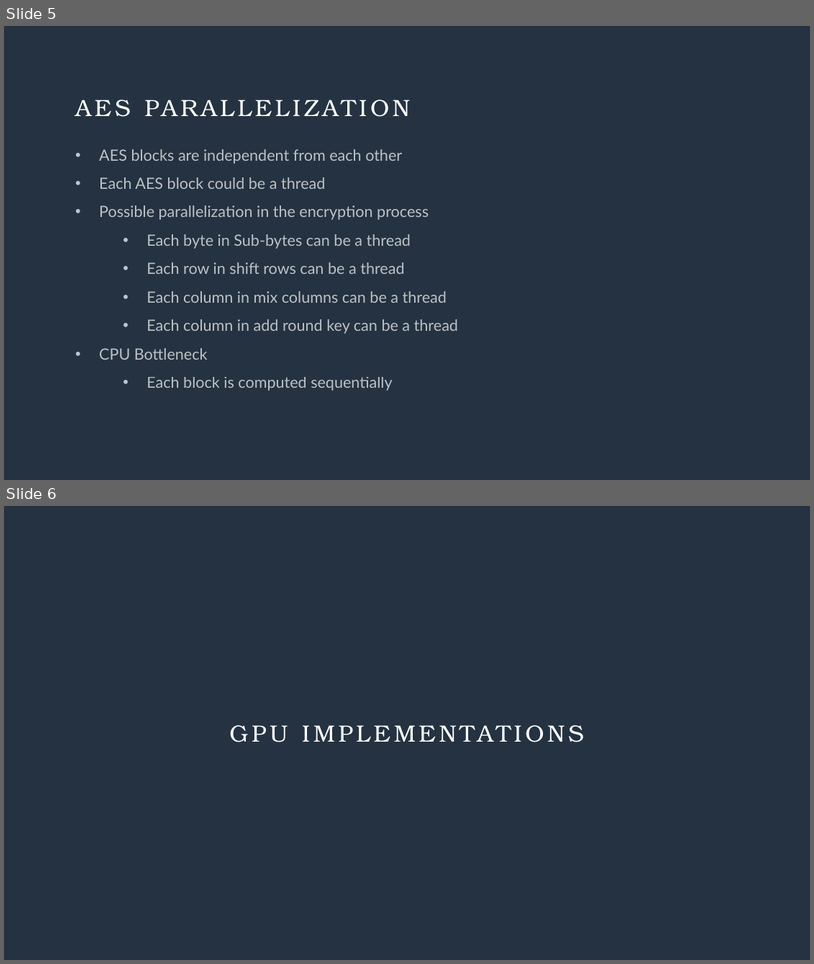
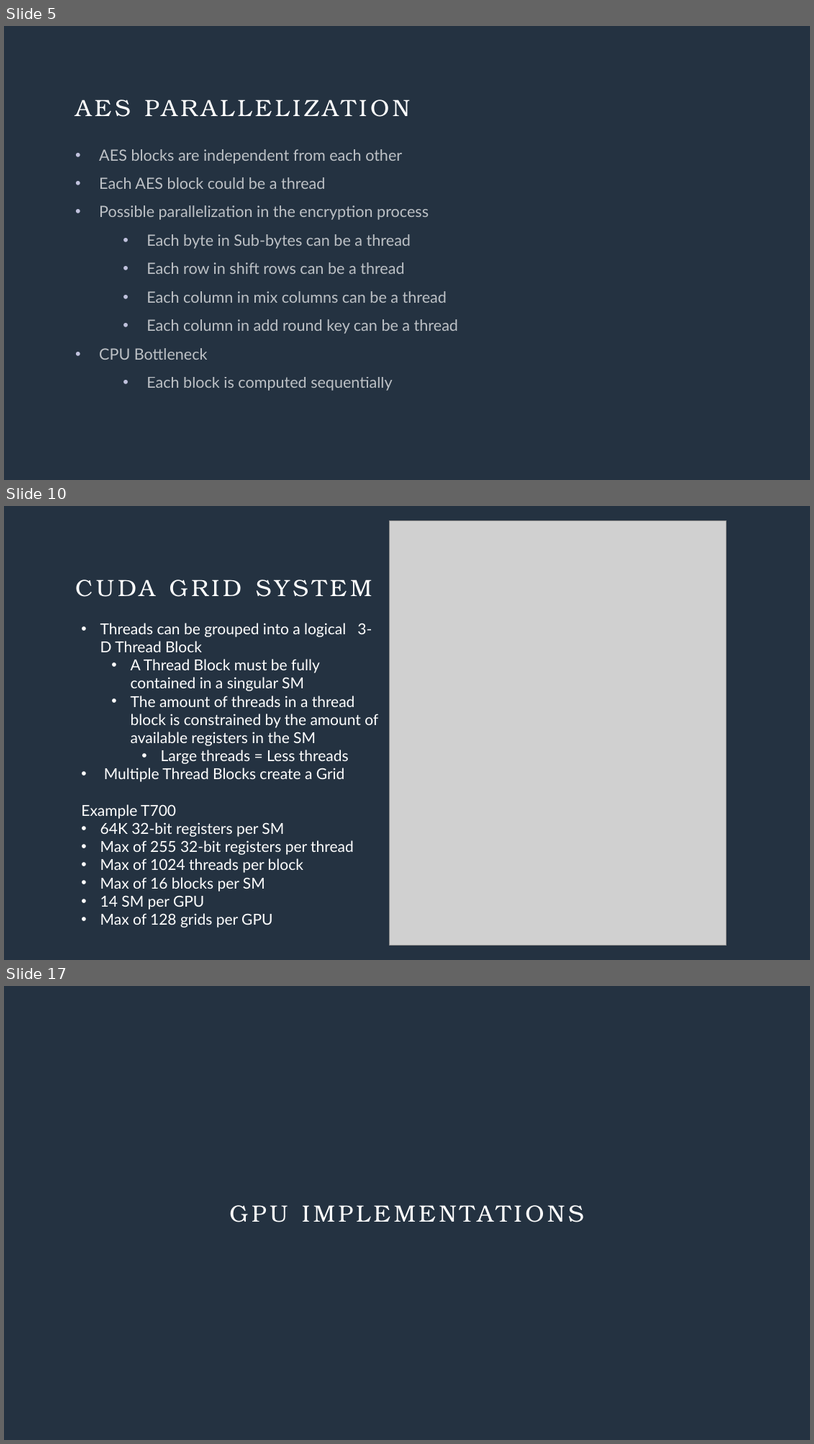
Before and after one commit to Julian-Singkham/AES-and-RSA-CUDA, a slide deck: cs4981_gpu-cuda-encryption.pptx. Shown one above the other, each under a label of ours: slides 5 and 6 before the commit, slides 5, 10 and 17 after it; the slides between them are not shown. The pictures are 814x964 and 814x1444 pixels, drawn with LibreOffice and Linux fonts; fonts in the diff are those of the drawing; grey boxes stand for pictures. Boxes give left, top, right and bottom in pixels: in the first picture for what was removed or moved away, otherwise in the second. Text is boxed around its words. In the diff, an @@ line names an element or a change of style, - is before the commit and + after.

```diff
--- a/cs4981_gpu-cuda-encryption.pptx
+++ b/cs4981_gpu-cuda-encryption.pptx
@@ slide 10 added at bbox=[4, 506, 810, 960], background #243241 @@
@@ picture added at bbox=[389, 521, 727, 945] @@
@@ title added at bbox=[75, 573, 739, 617], 28 pt, text #FFFFFF @@
+CUDA GRID SYSTEM
@@ text added at bbox=[81, 623, 378, 927], 18 pt, text #FFFFFF @@
+• Threads can be grouped into a logical 3-D Thread Block
+  • A Thread Block must be fully contained in a singular SM
+  • The amount of threads in a thread block is constrained by the amount of available registers in the SM
+    • Large threads = Less threads
+• Multiple Thread Blocks create a Grid
+Example T700
+• 64K 32-bit registers per SM
+• Max of 255 32-bit registers per thread
+• Max of 1024 threads per block
+• Max of 16 blocks per SM
+• 14 SM per GPU
+• Max of 128 grids per GPU
@@ what was slide 6 is now slide 17 @@
```
Also in this commit, not shown: 12 other slides added.
